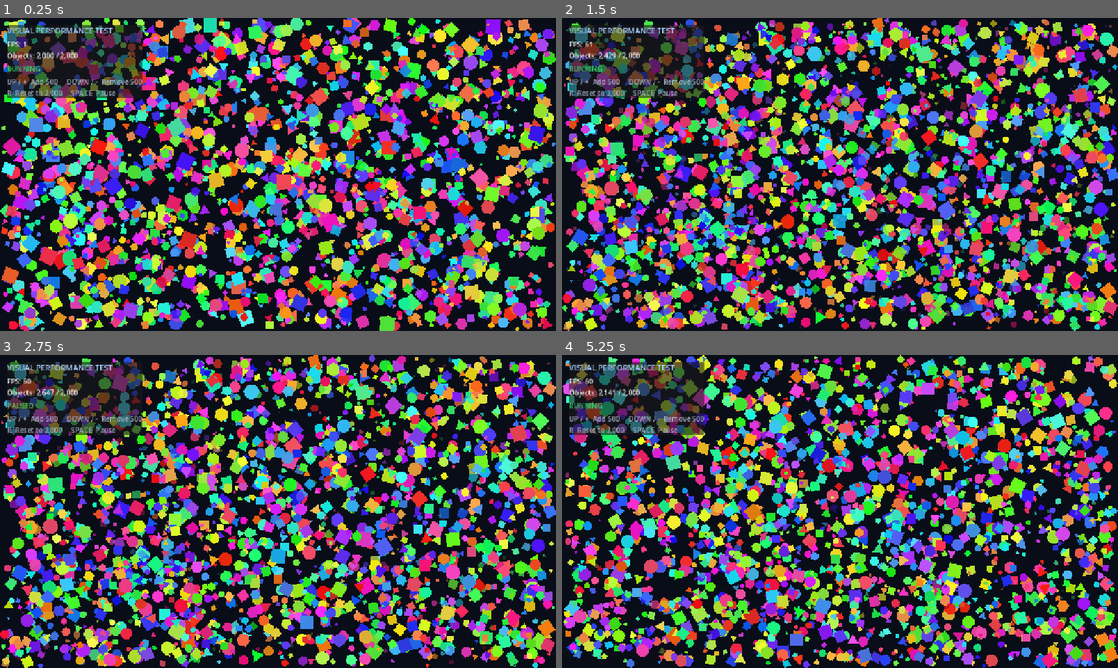
Above: before the commit, frames 1-4 (two rows, left to right).
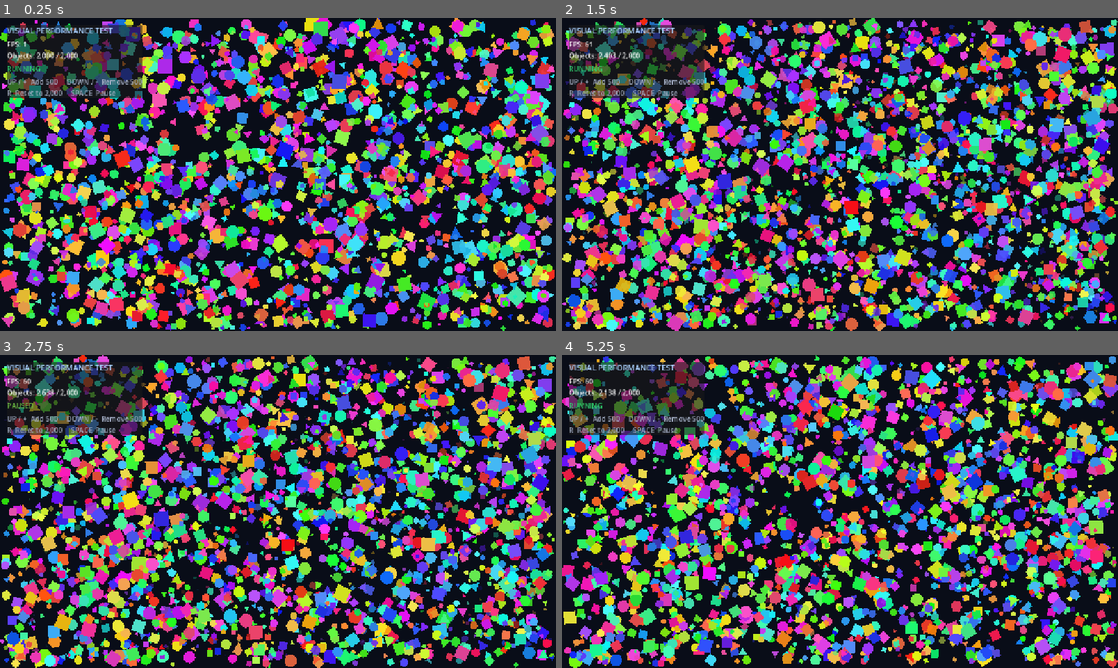
Above: after the commit, the same moments.

Repository: TaofeekS/PluginTest
Game: Godot game, scene res://main.tscn
Two runs of this game, one before a commit and one after it. Both use one fixed random seed, a clock stepped at 60 frames per second and the inputs below.
Inputs:
- Up to frame 1 (0.25 s): no input
- Up to frame 2 (1.5 s): tap Enter at 0.5 s; hold Up (ui_up) 0.53-1.28 s; tap R at 0.6, 1.35 s; tap Space at 0.77, 1.25 s; hold Down (ui_down) from 1.28 s (still down)
- Up to frame 3 (2.75 s): tap Space at 1.52 s; tap Enter at 2 s; release Down (ui_down) at 2.03 s; hold Up (ui_up) from 2.03 s (still down); tap R at 2.1 s
- Up to frame 4 (5.25 s): tap Space at 2.75, 3.02, 3.77, 4.52, 5 s; tap R every 0.75 s from 2.85 to 5.1 s; tap Enter at 3.5 s; release Up (ui_up) at 3.53 s; hold Down (ui_down) from 3.53 s (still down)

The runs differ from the first frame. In frame 1, 74% of the frame differs, in the area x 0-100%, y 0-100%; in frame 2, 75%; in frame 3, 74%; in frame 4, 72%.

Commit message:
Fix deterministic performance scene loading

Diff:
--- a/scripts/performance_shape.gd
+++ b/scripts/performance_shape.gd
@@ -1,4 +1,3 @@
-class_name PerformanceShape
 extends Node2D
 
 enum ShapeKind {
--- a/scripts/performance_visual.gd
+++ b/scripts/performance_visual.gd
@@ -24,7 +24,7 @@
 func _ready() -> void:
 	process_mode = Node.PROCESS_MODE_ALWAYS
 	object_container.process_mode = Node.PROCESS_MODE_PAUSABLE
-	_rng.randomize()
+	_rng.seed = 1337
 	RenderingServer.set_default_clear_color(Color("090d18"))
 	_update_movement_bounds()
 	get_viewport().size_changed.connect(_on_viewport_size_changed)
@@ -69,7 +69,7 @@
 		for child in object_container.get_children():
 			if amount_to_retire <= 0:
 				break
-			var shape := child as PerformanceShape
+			var shape: Variant = child
 			if shape != null and not shape.is_retiring():
 				shape.retire()
 				amount_to_retire -= 1
@@ -78,14 +78,14 @@
 func _active_shape_count() -> int:
 	var active_count := 0
 	for child in object_container.get_children():
-		var shape := child as PerformanceShape
+		var shape: Variant = child
 		if shape != null and not shape.is_retiring():
 			active_count += 1
 	return active_count
 
 
 func _spawn_shape() -> void:
-	var shape := PerformanceShapeScript.new() as PerformanceShape
+	var shape: Variant = PerformanceShapeScript.new()
 	object_container.add_child(shape)
 	shape.configure(_movement_bounds, _rng, _ordered_range(size_range), _ordered_range(speed_range), _ordered_lifetime_range())
 
@@ -104,7 +104,7 @@
 func _on_viewport_size_changed() -> void:
 	_update_movement_bounds()
 	for child in object_container.get_children():
-		var shape := child as PerformanceShape
+		var shape: Variant = child
 		if shape != null:
 			shape.set_movement_bounds(_movement_bounds)
 
Not shown, changed: .github/workflows/performance-guardian.yml
